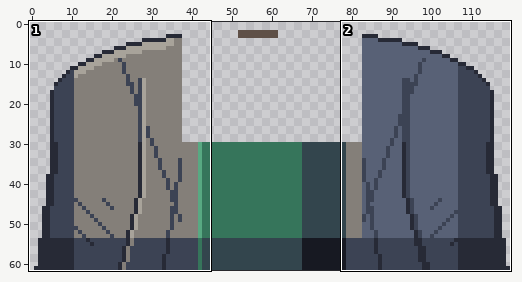
Pixel-art file: art/src/torso/shelter-volunteer.aseprite. Above: a wide view before the commit, with the close-up outlined.
Close-up. First the earlier version:
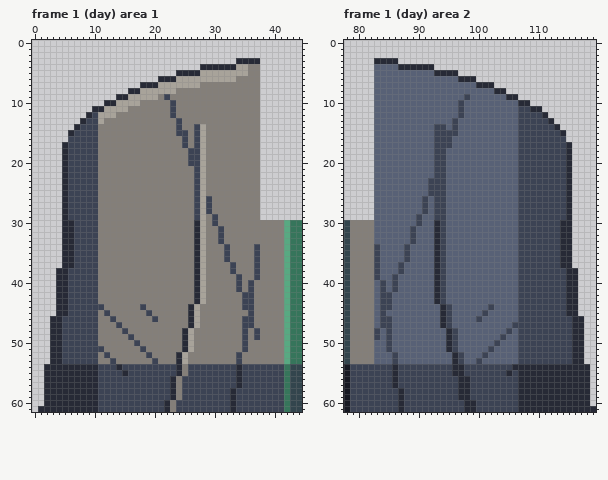
120x62 pixels, 2 frames. Shown: frame 1 (day) area 1: x 0..44, y 0..61; frame 1 (day) area 2: x 78..119, y 0..61. The commit also changed other frames or places, which this record leaves out.
After the commit:
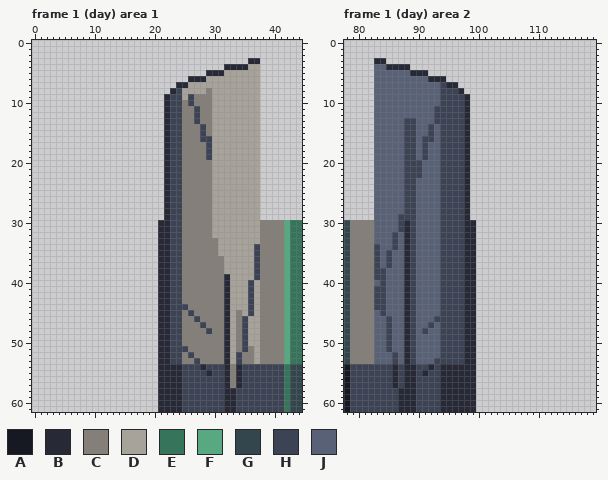
Palette (. is transparent): A #171922  B #272a36  C #847f79  D #a8a39a  E #36755b  F #58a982  G #33454d  H #3c4354  J #586176
From old to new:
Changed rows in their new state; - is an unchanged pixel.
Frame 1 (day) area 1:
first column x 1:
 3 ---------------------------------..--
 4 ---------------------------....--BBDD
 5 -----------------------.....BBB----DD
 6 --------------------.....BBB-----DDDD
 7 -----------------......BB--DDDDDDDDDD
 8 ---------------.......BHDDDD-DDDDDDDD
 9 -------------........BHHDH---DDDDDDDD
10 -----------..........B-H-H---DDDDDDDD
11 ---------............B-H--H--DDDDDDDD
12 --------.............B-H--H--DDDDDDDD
13 -------..............BH---H--DDDDDDDD
14 ------...............BH---CH-DDDDDDDD
15 -----................BH-C-CH-DDDDDDDD
16 -----................BHHC-CHHDDDDDDDD
17 ----.................BHHC-CCHDDDDDDDD
18 ----.................BHH-CCCHDDDDDDDD
19 ----.................BHH-CCCHDDDDDDDD
20 ----.................BHH-CCC-DDDDDDDD
21 ----.................BHH--CC-DDDDDDDD
22 ----.................BHH--CC-DDDDDDDD
23 ----.................BHH--CC-DDDDDDDD
24 ----.................BHH--CC-DDDDDDDD
25 ----.................BHH--CC-DDDDDDDD
26 ----.................BHH--CCCDDDDDDDD
27 ----.................BHH--CCCDDDDDDDD
28 ----.................BHH--CCCDDDDDDDD
29 ----.................BHH--CC-DDDDDDDD
30 ----................BBHH--CC-DDDDDDDD
31 ----................BBHH--CC-DDDDDDDD
32 ----................BBHH--CC-DDDDDDDD
33 ----................BBHH--CC--DDDDDDD
34 ----................BBHH--CC--DDDDDD-
35 ----................BBHH--CC--DDDDDD-
36 ----................BBHH--CC---DDDDD-
37 ----................BBHH--CC---DDDDD-
38 ---.................BBHH--CC---DDDDD-
39 ---.................BBHH--CC---BDDDD-
40 ---.................BBHH--CC---BDDD-D
41 ---.................BBHH--CC---BDDD-D
42 ---.................BBHH--CC---BDDD-D
43 ---.................BBHH--CC---BDDD-D
44 ---.................BBHHHCC----BDDD-D
45 ---.................BBHH-HC----BD-D-D
46 --..................BBHH-CH----BD--DD
47 --..................BBHH-CCH---BD--DD
48 --..................BBHHCC--H--BD--DD
49 --..................BBHHCC-----BD--DD
50 --..................BBHHCC-----BD--DD
51 --..................BBHHHC-----BD---D
52 --..................BBHHCH-----BD---D
53 --..................BBHHC-H----BD---D
54 -...................BBB-H--B---BC----
55 -...................BBB-H---B--BC----
56 -...................BB-B-------BC----
57 -...................BB-B-------BC----
58 -...................BB-B-------B-----
59 -...................BB-B-------B-----
60 -...................B-BB-------B-----
61 ....................B-BB-------B-----
Frame 1 (day) area 2:
first column x 83:
 3 --..---------------------------------
 4 --BB--....---------------------------
 5 ------BBB.....-----------------------
 6 ---------BBB.....--------------------
 7 -----------HBB......-----------------
 8 -----------HHHB.......---------------
 9 -----------HHHHB........-------------
10 -----------HHH-B..........-----------
11 ----------HHHH-B............---------
12 ----------HHHH-B.............--------
13 -----HH---HHH-HB..............-------
14 -----HH--HJ-H-HB...............------
15 -----HH--HJ---HB................-----
16 -----HH-HHJ--HHB................-----
17 -----HH-H-J--HHB.................----
18 -----HH-H-J-HHHB.................----
19 -----HH-H-J-HHHB.................----
20 -----HHH--J-HHHB.................----
21 -----HHH--J-HHHB.................----
22 -----HHH--J-HHHB.................----
23 -----HH--JJ-HHHB.................----
24 -----HH--JJ-HHHB.................----
25 -----HH--JJ-HHHB.................----
26 -----HH-J-J-HHHB.................----
27 -----HH-J-J-HHHB.................----
28 -----HH-J-J-HHHB.................----
29 ----HHHJ--J-HHHB.................----
30 ----HBHJ--J-HHHBB................----
31 ----HB----J-HHHBB................----
32 ---H-B----J-HHHBB................----
33 ---H-B----J-HHHBB................----
34 ---H-BH---J-HHHBB................----
35 --H--BH---J-HHHBB................----
36 --H--BH---J-HHHBB................----
37 --H-JBH---J-HHHBB................----
38 -H--JBH---J-HHHBB.................---
39 -H-J-BH---J-HHHBB.................---
40 ---J-BH---J-HHHBB.................---
41 H--J-BH---J-HHHBB.................---
42 H-J--BH---J-HHHBB.................---
43 H-J--BH---J-HHHBB.................---
44 H-J--BH----H-HHBB.................---
45 -----BH----H-HHBB.................---
46 -J---BH---HH-HHBB..................--
47 -J---BH--H-H-HHBB..................--
48 J----BH-H--HH-HBB..................--
49 J----BH----HH-HBB..................--
50 -----BH----HH-HBB..................--
51 -----BH----HH-HBB..................--
52 -----BH----HHH-BB..................--
53 -----BH---HHHH-BB..................--
54 -----BB--B-BB--BB...................-
55 -----BB-B--BB--BB...................-
56 -----BB----BBB--B...................-
57 -----BB----BBB--B...................-
58 -----BB----BBB--B...................-
59 -----BB----BBB--B...................-
60 -----BB----BBBB--...................-
61 -----BB----BBBB--....................
Pixel boxes of the changes (left, top, right, bottom) in both close-ups:
changed: (38, 58, 260, 412)
changed: (374, 58, 596, 412)
